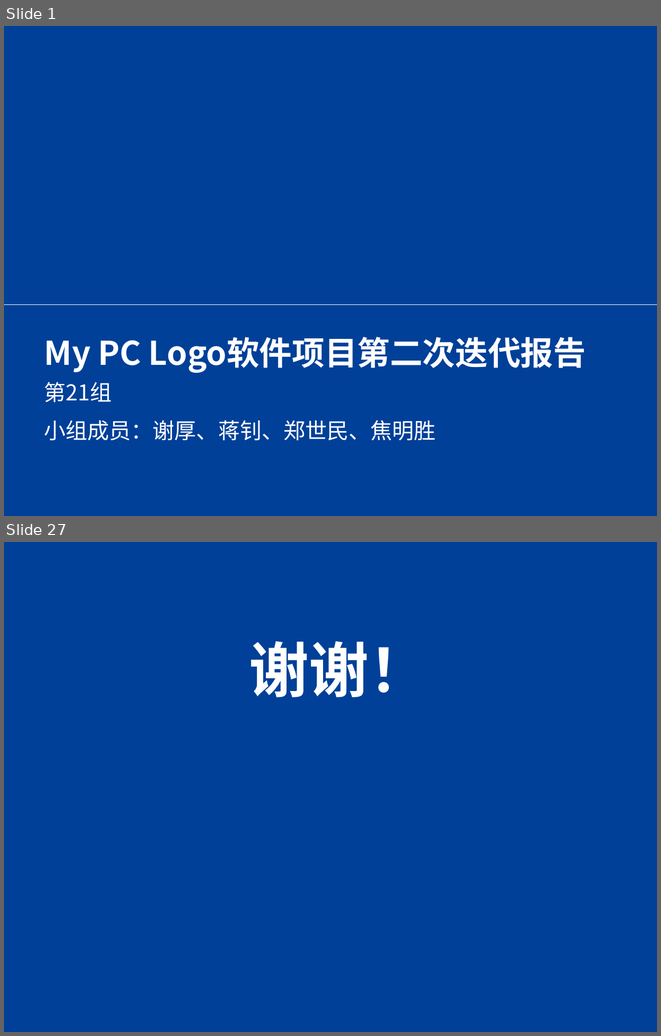
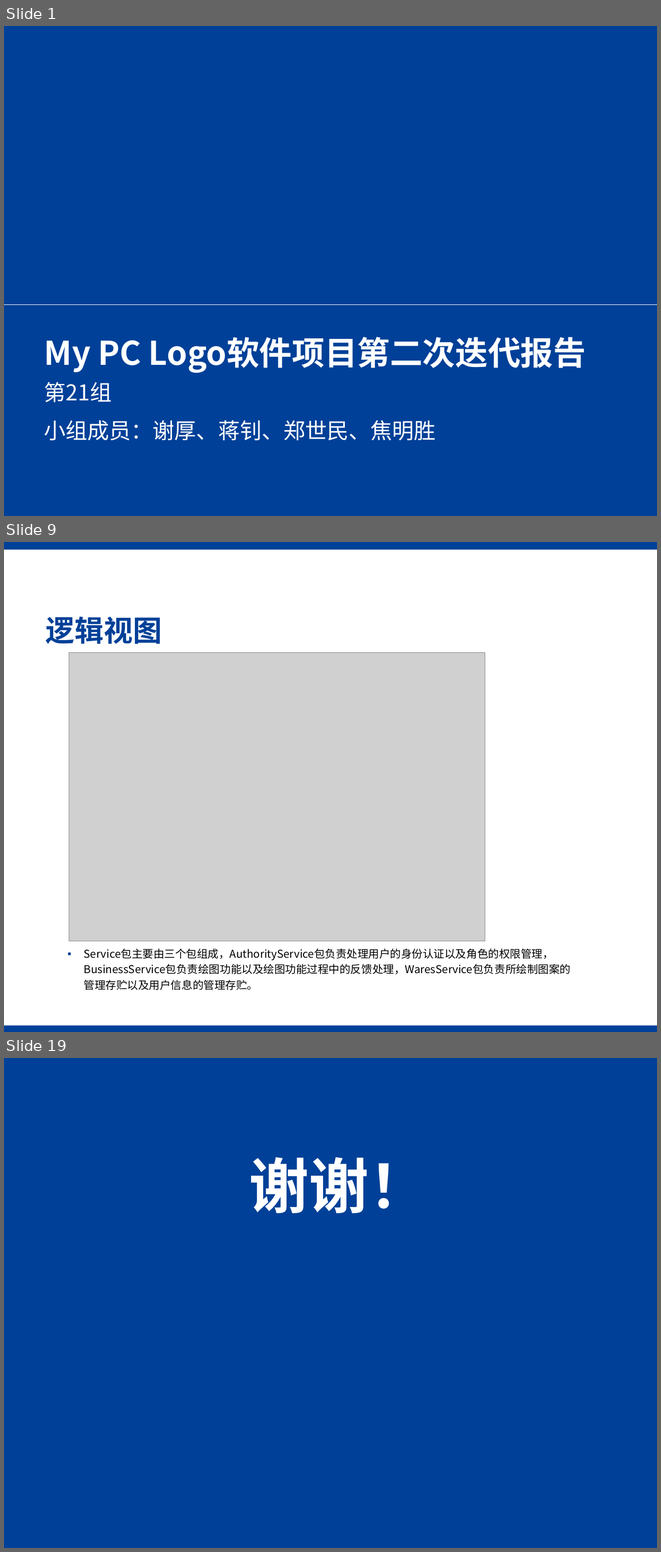
Before and after one commit to SJTU-SEP-21/SEP-21, a slide deck: TecPrototype/文档/迭代二答辩.pptx. Shown one above the other, each under a label of ours: slides 1 and 27 before the commit, slides 1, 9 and 19 after it; the slides between them are not shown. The pictures are 661x1036 and 661x1552 pixels, drawn with LibreOffice and Linux fonts; fonts in the diff are those of the drawing; grey boxes stand for pictures; background and template pictures are left out. Boxes give left, top, right and bottom in pixels: in the first picture for what was removed or moved away, otherwise in the second. Text is boxed around its words. In the diff, an @@ line names an element or a change of style, - is before the commit and + after.

```diff
--- a/TecPrototype/文档/迭代二答辩.pptx
+++ b/TecPrototype/文档/迭代二答辩.pptx
@@ slide 9 added at (4,542,657,1032), background #FFFFFF @@
@@ rectangle added at (4,542,657,550), fill #004098 @@
@@ title added at (46,616,162,644), 32 pt, text #004098, bold @@
+逻辑视图
@@ picture added at (69,652,485,941) @@
@@ text added at (84,948,571,990), 12 pt, text #000000 @@
+▪ Service包主要由三个包组成，AuthorityService包负责处理用户的身份认证以及角色的权限管理，BusinessService包负责绘图功能以及绘图功能过程中的反馈处理，WaresService包负责所绘制图案的管理存贮以及用户信息的管理存贮。
@@ rectangle added at (4,1025,657,1032), fill #004098 @@
@@ what was slide 27 is now slide 19 @@
```
Also in this commit, not shown: 8 slides changed, 8 other slides added, 17 slides removed, 10 other files.
